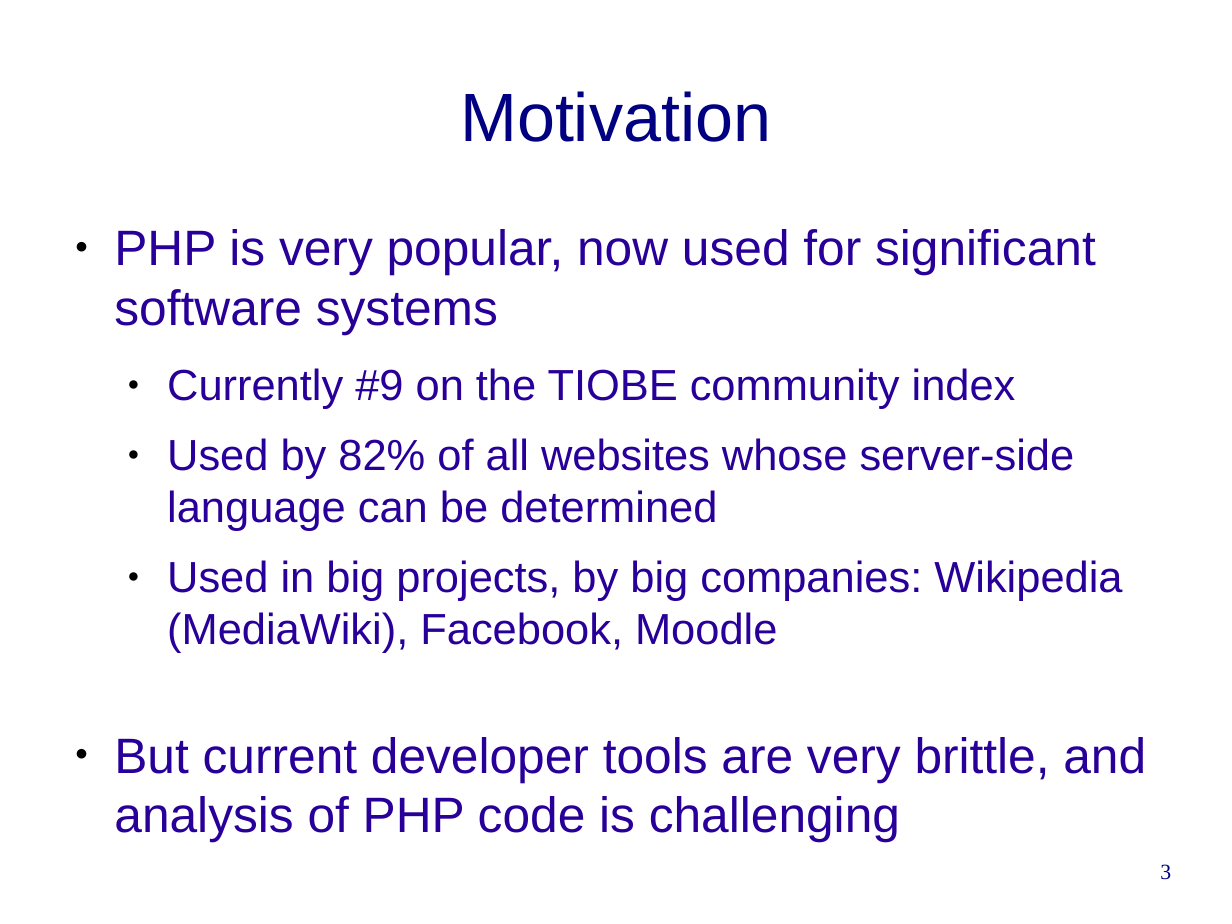
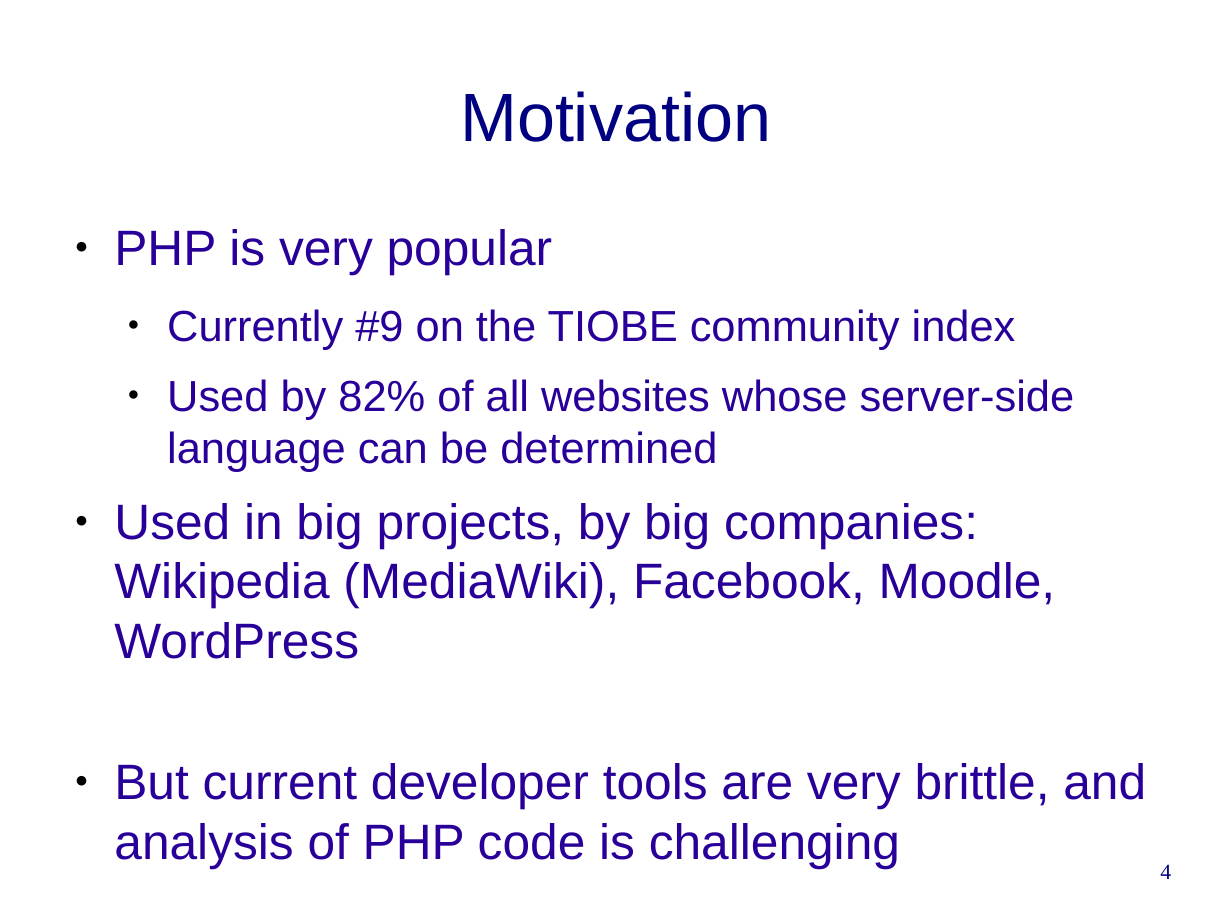
Before and after one commit to cwi-swat/rascal-course-pldi-2015, a slide deck: slide 4 of presentations/PHP-analysis.odp (slide 3 before the commit). Drawn at 1232x924 pixels with LibreOffice and Linux fonts; fonts in the diff are those of the drawing; background and template pictures are left out. Boxes give left, top, right and bottom in pixels: in the first picture for what was removed or moved away, otherwise in the second. Text is boxed around its words. In the diff, an @@ line names an element or a change of style, - is before the commit and + after.

```diff
--- a/presentations/PHP-analysis.odp
+++ b/presentations/PHP-analysis.odp
@@ text at box(114, 229, 553, 275): text changed @@
-● PHP is very popular, now used for significant software systems
+● PHP is very popular
@@ text at box(114, 503, 1056, 659): text changed; size 28 to 32 pt @@
-  ● Used in big projects, by big companies: Wikipedia (MediaWiki), Facebook, Moodle
+● Used in big projects, by big companies: Wikipedia (MediaWiki), Facebook, Moodle, WordPress
@@ page number at box(1160, 864, 1171, 879): text changed @@
-3
+4
```
Also in this commit, not shown: 3 other slides changed.
